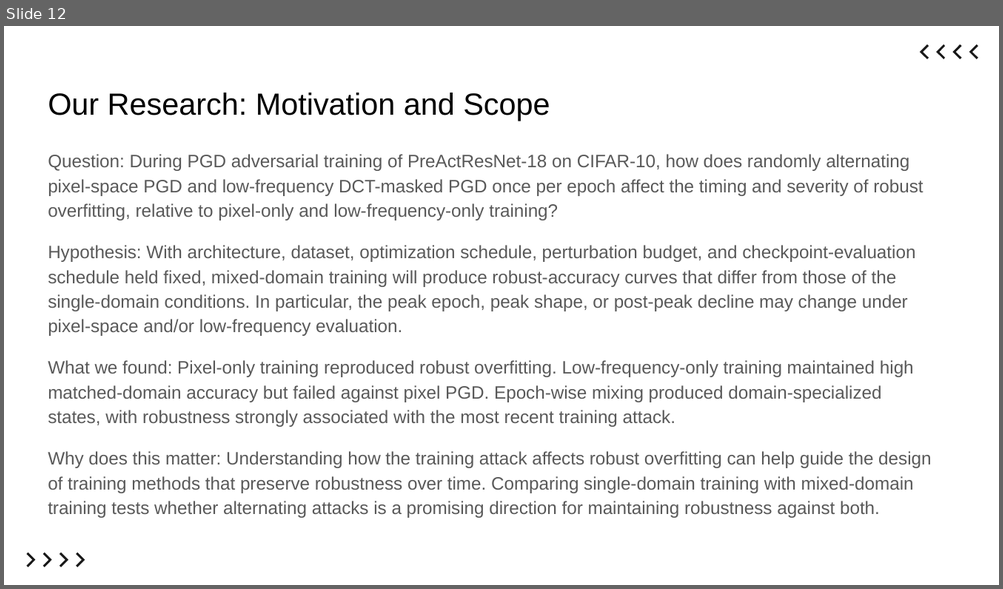
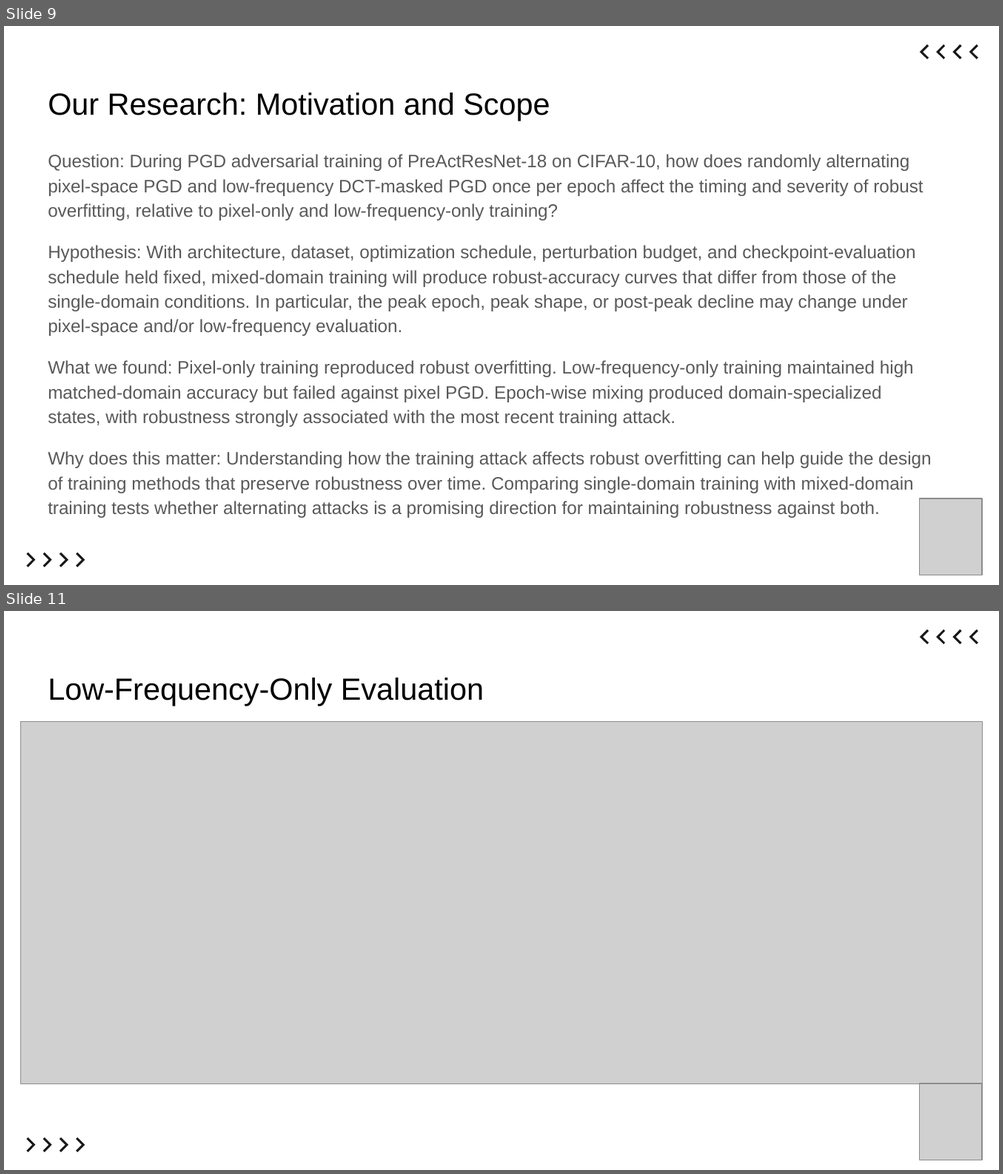
Before and after one commit to ItsKaiwenDu/Robust-Overfitting, a slide deck: report/slides.pptx. Shown one above the other, each under a label of ours: slide 12 before the commit, slides 9 and 11 after it; the slides between them are not shown. The pictures are 1003x589 and 1003x1174 pixels, drawn with LibreOffice and Linux fonts; fonts in the diff are those of the drawing; grey boxes stand for pictures. Boxes give left, top, right and bottom in pixels: in the first picture for what was removed or moved away, otherwise in the second. Text is boxed around its words. In the diff, an @@ line names an element or a change of style, - is before the commit and + after.

```diff
--- a/report/slides.pptx
+++ b/report/slides.pptx
@@ slide 11 added at <box>4,611,999,1170</box>, background #FFFFFF @@
@@ group added at <box>919,629,978,644</box>: 4 freeform shapes @@
@@ title added at <box>48,678,484,706</box>, 22.2 pt, text #000000 @@
+Low-Frequency-Only Evaluation
@@ picture added at <box>21,721,982,1085</box> @@
@@ picture added at <box>919,1083,982,1160</box> @@
@@ group added at <box>27,1138,85,1153</box>: 4 freeform shapes @@
@@ what was slide 12 is now slide 9 @@
@@ slide 9 changed as well @@
@@ picture added at <box>919,498,982,575</box> @@
```
Also in this commit, not shown: 12 other slides changed, 3 other slides added, 7 slides removed, 11 other files.
